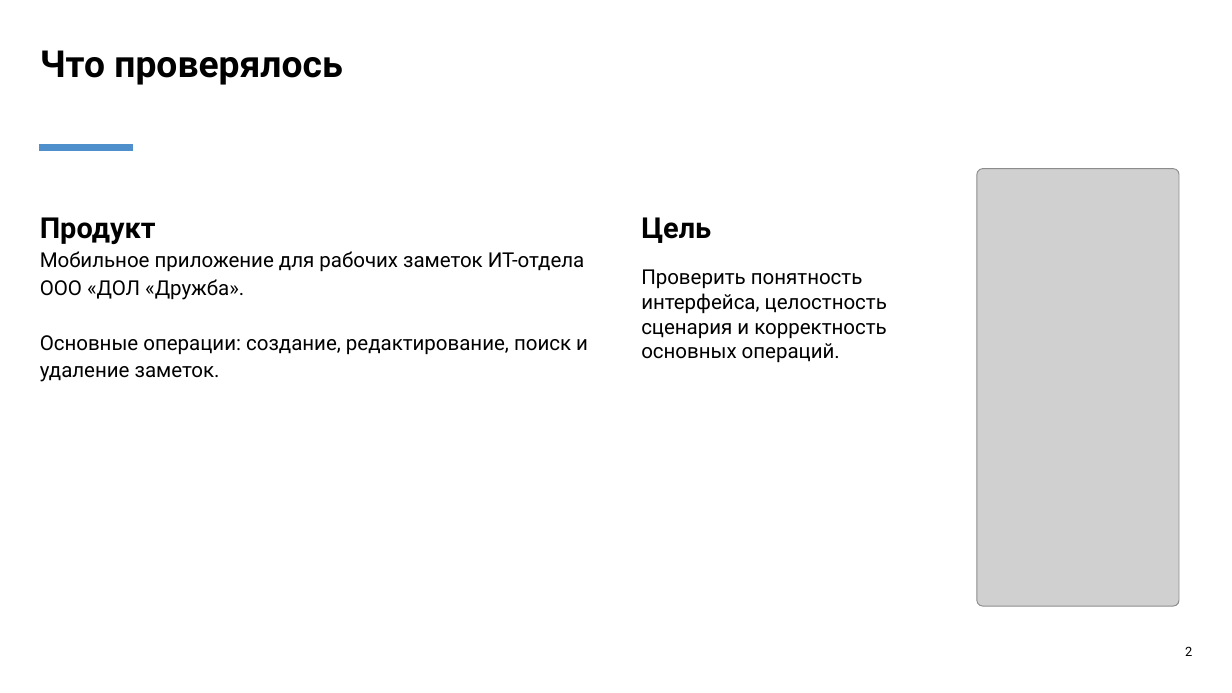
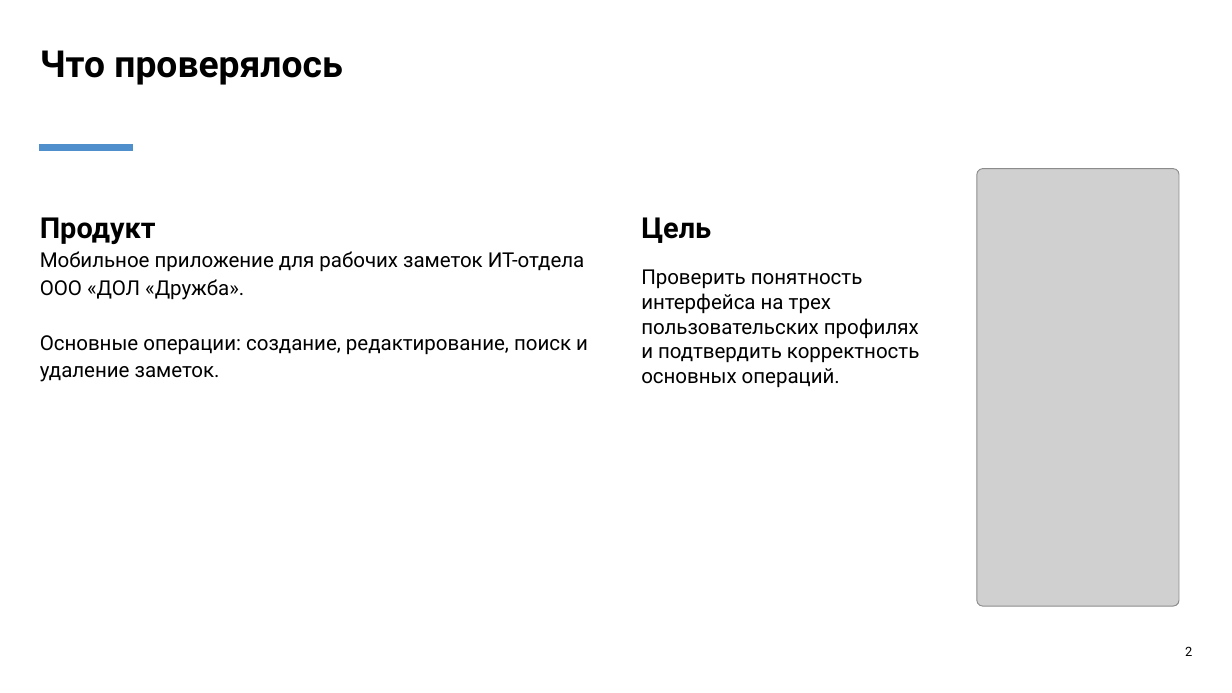
Before and after one commit to lattelix/druzhba-notes-practice, a slide deck: slide 2 of materials/ПП1_Презентация_кейс_5_Дружба_Notes.pptx. Drawn at 1232x693 pixels with LibreOffice and Linux fonts; fonts in the diff are those of the drawing; grey boxes stand for pictures. Boxes give left, top, right and bottom in pixels: in the first picture for what was removed or moved away, otherwise in the second. Text is boxed around its words. In the diff, an @@ line names an element or a change of style, - is before the commit and + after.

```diff
--- a/materials/ПП1_Презентация_кейс_5_Дружба_Notes.pptx
+++ b/materials/ПП1_Презентация_кейс_5_Дружба_Notes.pptx
@@ text at <box>641,269,919,388</box>: text changed @@
-Проверить понятность интерфейса, целостность сценария и корректность основных операций.
+Проверить понятность интерфейса на трех пользовательских профилях и подтвердить корректность основных операций.
```
Also in this commit, not shown: 3 other slides changed, 1 slide added, 1 slide removed.
